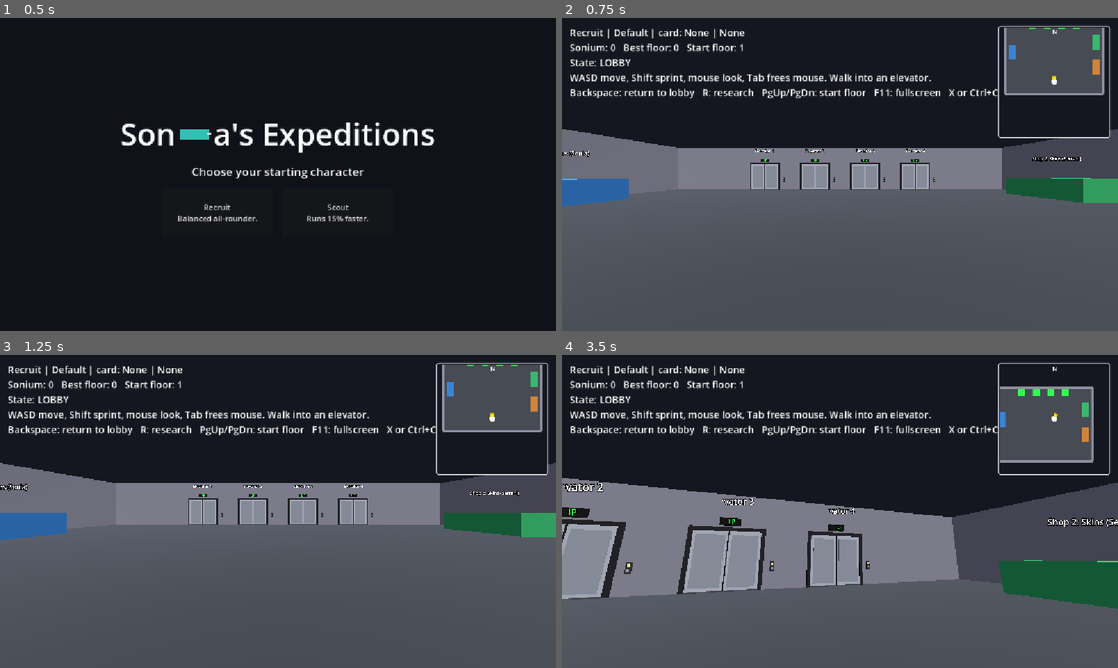
Above: before the commit, frames 1-4 (two rows, left to right).
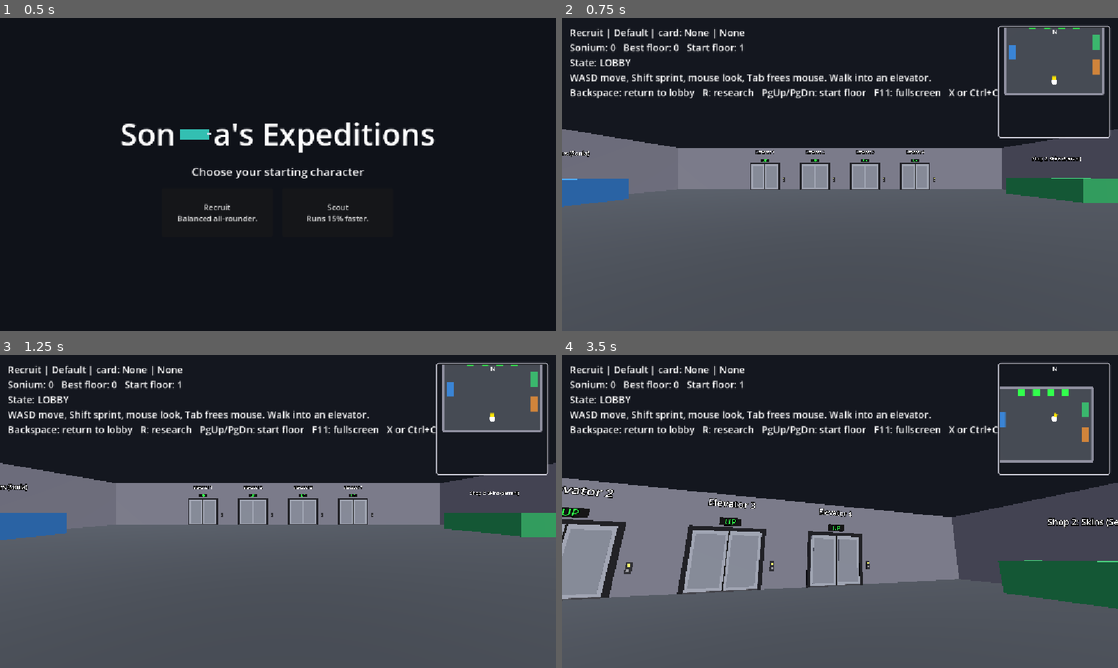
Above: after the commit, the same moments.

Repository: BusyStas/game-godot-Dandy
Game: Godot game, scene res://scenes/title.tscn
Same seed, same stepped clock (60 frames per second), same inputs: the game is played once before the commit and once after it.
Inputs (mouse positions are in pixels of both pictures, inside the frame that each line leads up to):
- Up to frame 1 (0.5 s): no input
- Up to frame 2 (0.75 s): click "Recruit Balanced all-rounder." at 0.5 s
- Up to frame 3 (1.25 s): no input
- Up to frame 4 (3.5 s): tap Enter at 1.25, 2.1 s; move the mouse to (867, 511) at 1.27 s; hold E 1.28-2.03 s; hold W from 1.28 s (still down); move the mouse to (812, 511) at 2.02 s; move the mouse to (851, 505) at 2.77 s; tap F at 2.85 s

Frame 1 is identical in both runs. In frame 2, 0.2% of the frame differs, in the area x 34-66%, y 41-46%; in frame 3, 0.1%; in frame 4, 0.6%, in the area x 0-53%, y 40-56%.

Commit message:
Pin elevator labels to the wall instead of billboarding
Elevator N, UP and ELEVATOR labels no longer rotate to follow the viewer.

Co-Authored-By: Claude Sonnet 5.5 <noreply@anthropic.com>
Claude-Session: https://claude.ai/code/session_01254WZhSqkkRXr4nw2rpTqZ

Diff:
--- a/scripts/floor_builder.gd
+++ b/scripts/floor_builder.gd
@@ -38,7 +38,8 @@
 	return root
 
 
-static func label(parent: Node, text: String, pos: Vector3, size := 48, color := Color.WHITE) -> void:
+## billboard=false pins the text to a wall (it faces +Z of its parent) instead of turning to follow the viewer.
+static func label(parent: Node, text: String, pos: Vector3, size := 48, color := Color.WHITE, billboard := true) -> void:
 	var l := Label3D.new()
 	l.text = text
 	l.modulate = color
@@ -46,7 +47,7 @@
 	l.position = pos
 	l.font_size = size
 	l.pixel_size = 0.01
-	l.billboard = BaseMaterial3D.BILLBOARD_ENABLED
+	l.billboard = BaseMaterial3D.BILLBOARD_ENABLED if billboard else BaseMaterial3D.BILLBOARD_DISABLED
 	parent.add_child(l)
 
 
@@ -103,7 +104,7 @@
 	box(root, Vector3(0, 0.03, 0.05), Vector3(width, 0.06, 0.1), Color(0.3, 0.3, 0.32), false)  # threshold
 	if indicator:
 		box(root, Vector3(0, height + fw + 0.3, 0), Vector3(1.0, 0.4, 0.14), Color(0.03, 0.03, 0.03), false)
-		label(root, "UP", Vector3(0, height + fw + 0.3, 0.1), 40, Color(0.2, 1.0, 0.3))
+		label(root, "UP", Vector3(0, height + fw + 0.3, 0.09), 40, Color(0.2, 1.0, 0.3), false)
 		# call button panel
 		var px := width / 2.0 + fw + 0.45
 		box(root, Vector3(px, 1.2, 0), Vector3(0.22, 0.5, 0.06), Color(0.2, 0.2, 0.22), false)
@@ -202,7 +203,7 @@
 
 	# The elevator you must return to
 	build_elevator_doors(root, Vector3(0, 0, -d / 2.0 + 0.55), 3.2, 3.0, true)
-	label(root, "ELEVATOR", Vector3(0, 4.6, -d / 2.0 + 1.0), 48)
+	label(root, "ELEVATOR", Vector3(0, 4.5, -d / 2.0 + 0.58), 48, Color.WHITE, false)
 	map_marker(root, Color(0.2, 1.0, 0.3), 1.8, 7.0, true).position += Vector3(0, 0, -d / 2.0 + 2.5)
 	var elevator := Area3D.new()
 	elevator.position = Vector3(0, 1.5, -d / 2.0 + 3.0)
--- a/scripts/lobby.gd
+++ b/scripts/lobby.gd
@@ -229,7 +229,7 @@
 	for i in 4:
 		var x := -9.0 + i * 6.0
 		FloorBuilder.build_elevator_doors(self, Vector3(x, 0, -14.45), 3.2, 3.0, true)
-		FloorBuilder.label(self, "Elevator %d" % (i + 1), Vector3(x, 4.6, -14.3))
+		FloorBuilder.label(self, "Elevator %d" % (i + 1), Vector3(x, 4.5, -14.45), 48, Color.WHITE, false)
 		FloorBuilder.map_marker(self, Color(0.2, 1.0, 0.3), 1.4, 7.0, true).position += Vector3(x, 0, -13.0)
 		var trigger := Area3D.new()
 		trigger.position = Vector3(x, 1.5, -12.5)
